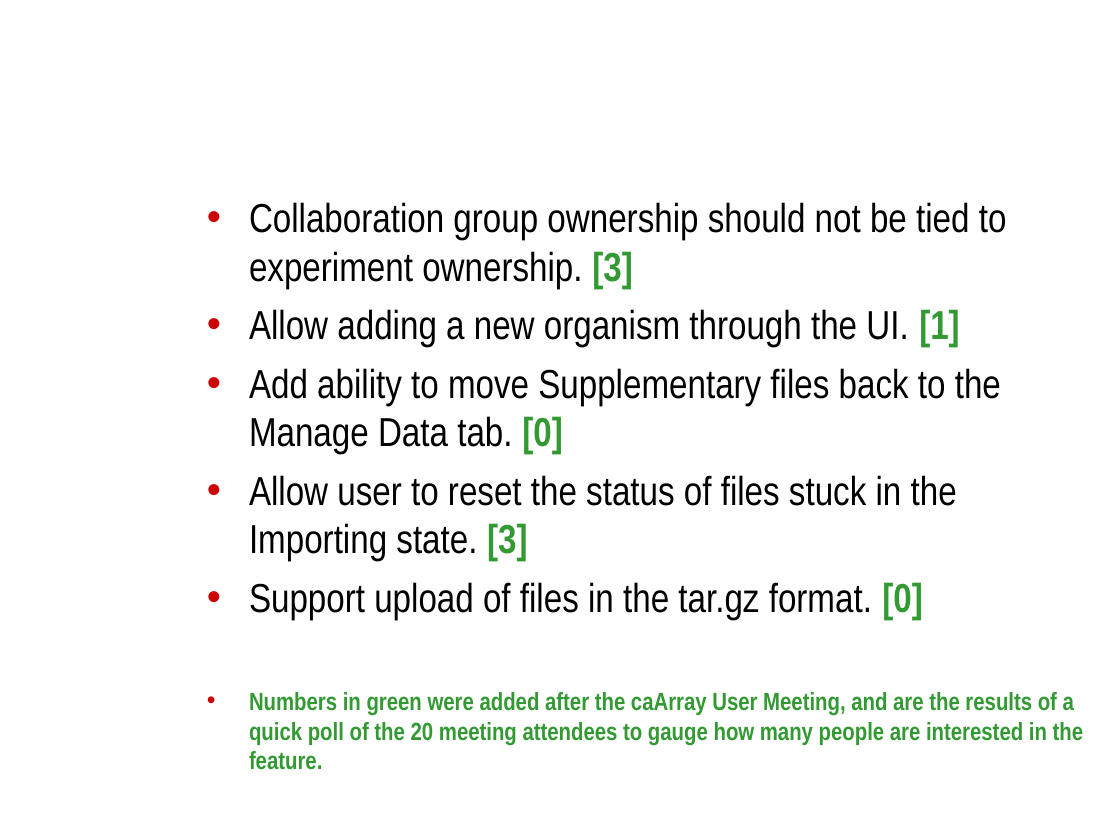
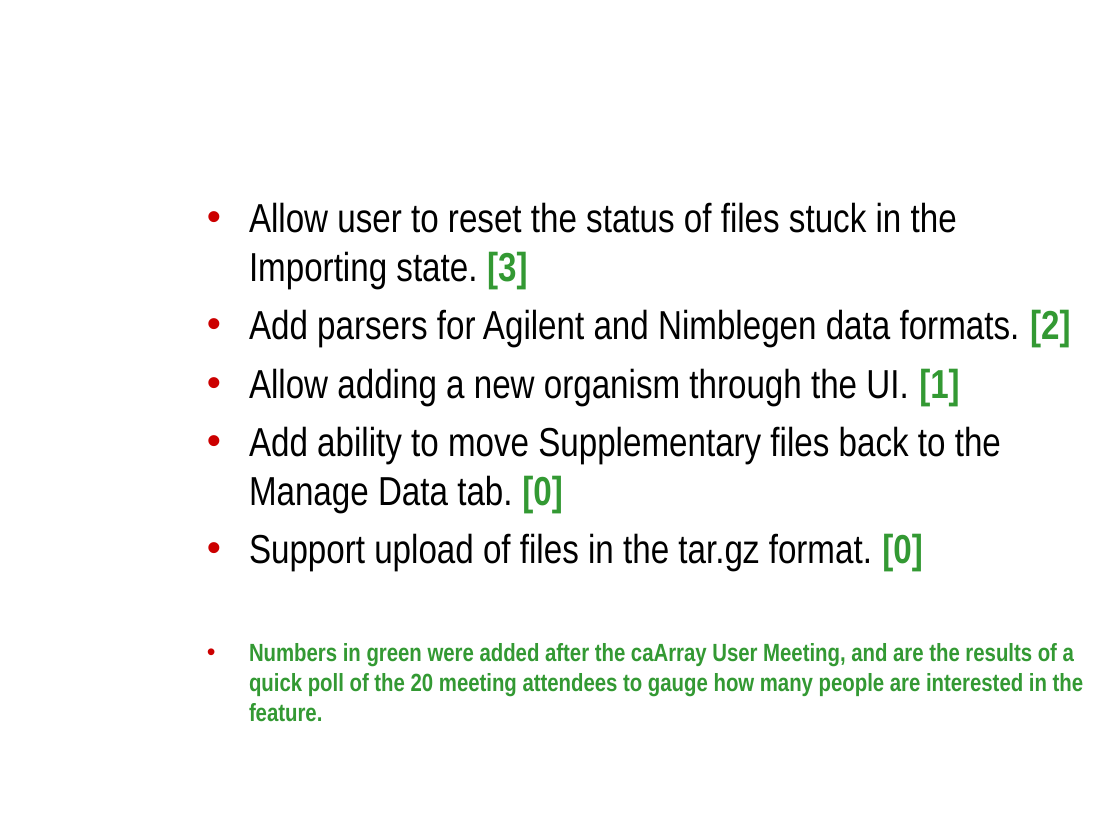
Before and after one commit to NCIP/caarray-docs, a slide deck: slide 13 of project_management/open_meetings/caArray_at_ICR_telecon_2009_08.ppt (slide 12 before the commit). Drawn at 1120x840 pixels with LibreOffice and Linux fonts; fonts in the diff are those of the drawing; background and template pictures are left out. Boxes give left, top, right and bottom in pixels: in the first picture for what was removed or moved away, otherwise in the second. Text is boxed around its words. In the diff, an @@ line names an element or a change of style, - is before the commit and + after.

```diff
--- a/project_management/open_meetings/caArray_at_ICR_telecon_2009_08.ppt
+++ b/project_management/open_meetings/caArray_at_ICR_telecon_2009_08.ppt
@@ text at [249, 202, 1070, 347]: text changed @@
-• Collaboration group ownership should not be tied to experiment ownership. [3]
+• Allow user to reset the status of files stuck in the Importing state. [3]
+• Add parsers for Agilent and Nimblegen data formats. [2]
@@ text at [249, 475, 957, 562]: paragraph removed @@
-• Allow user to reset the status of files stuck in the Importing state. [3]
```
Also in this commit, not shown: 1 other slide changed, 1 slide added.
